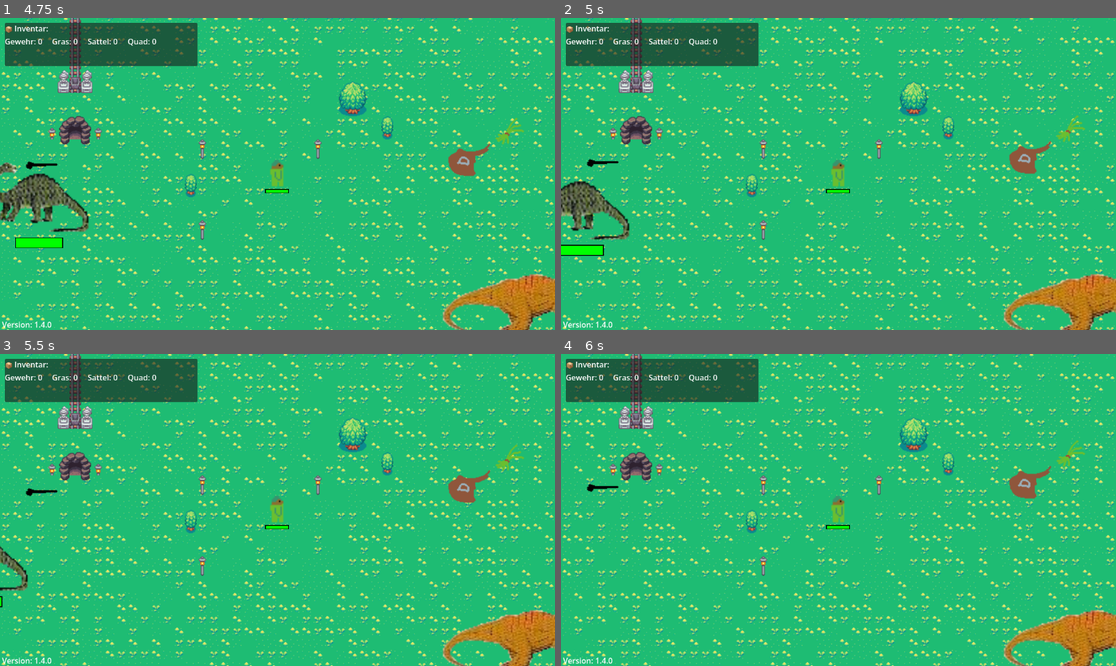
Above: before the commit, frames 1-4 (two rows, left to right).
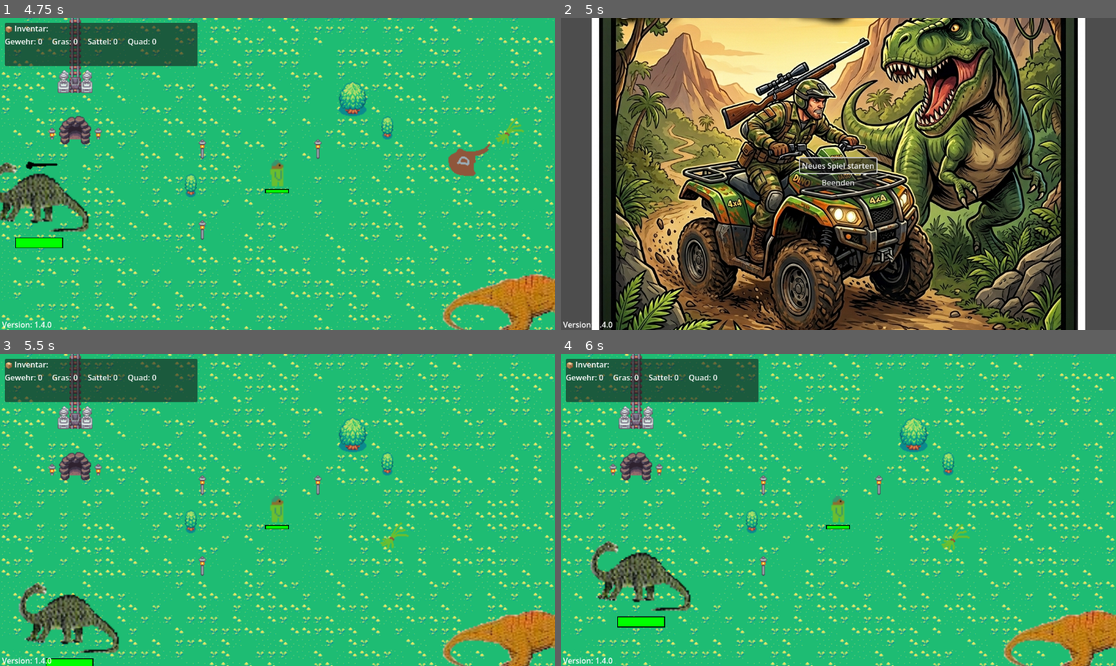
Above: after the commit, the same moments.

Repository: twiederk/Dinojagd
Game: Godot game, scene res://scenes/ui/start_menu.tscn
Two runs of this game, one before a commit and one after it. Both use one fixed random seed, a clock stepped at 60 frames per second and the inputs below.
Inputs (mouse positions are in pixels of both pictures, inside the frame that each line leads up to):
- Up to frame 1 (4.75 s): click "Neues Spiel starten" at 0.5 s; tap Enter (ui_accept) at 1.25, 1.52, 2.27, 3.77, 4.52 s; hold E (interact) 1.28-2.03 s; tap Q (toggle_quad) at 2.1, 3.6 s; hold E (interact) 2.78-3.53 s; hold E (interact) from 4.28 s (still down)
- Up to frame 2 (5 s): keep holding E (interact); tap Escape (main_menu, bound only after the commit) at 4.9 s
- Up to frame 3 (5.5 s): release E (interact) at 5 s; click (277, 500) at 5 s, where only the run after the commit has a clickable "Neues Spiel starten"
- Up to frame 4 (6 s): tap Q (toggle_quad) at 5.85 s

Frame 1 is identical in both runs. In frame 2, 100% of the frame differs, in the area x 0-100%, y 0-100%; in frame 3, 3.0%; in frame 4, 2.9%.

Commit message:
Added ESC to return to main menu

Diff:
--- a/sourcecode/project.godot
+++ b/sourcecode/project.godot
@@ -65,6 +65,11 @@
 "events": [Object(InputEventKey,"resource_local_to_scene":false,"resource_name":"","device":-1,"window_id":0,"alt_press …(192 unchanged characters)…
 ]
 }
+main_menu={
+"deadzone": 0.2,
+"events": [Object(InputEventKey,"resource_local_to_scene":false,"resource_name":"","device":-1,"window_id":0,"alt_pressed":false,"shift_pressed":false,"ctrl_pressed":false,"meta_pressed":false,"pressed":false,"keycode":0,"physical_keycode":4194305,"key_label":0,"unicode":0,"location":0,"echo":false,"script":null)
+]
+}
 
 [layer_names]
 
--- a/sourcecode/scripts/main.gd
+++ b/sourcecode/scripts/main.gd
@@ -33,6 +33,11 @@
 		hud.update_inventory(player.get_inventory())
 
 	_setup_limits_and_borders()
+
+
+func _process(_delta) -> void:
+	if Input.is_action_just_pressed("main_menu"):
+		get_tree().change_scene_to_file("res://scenes/ui/start_gui.tscn")
 
 
 func _setup_limits_and_borders() -> void:
